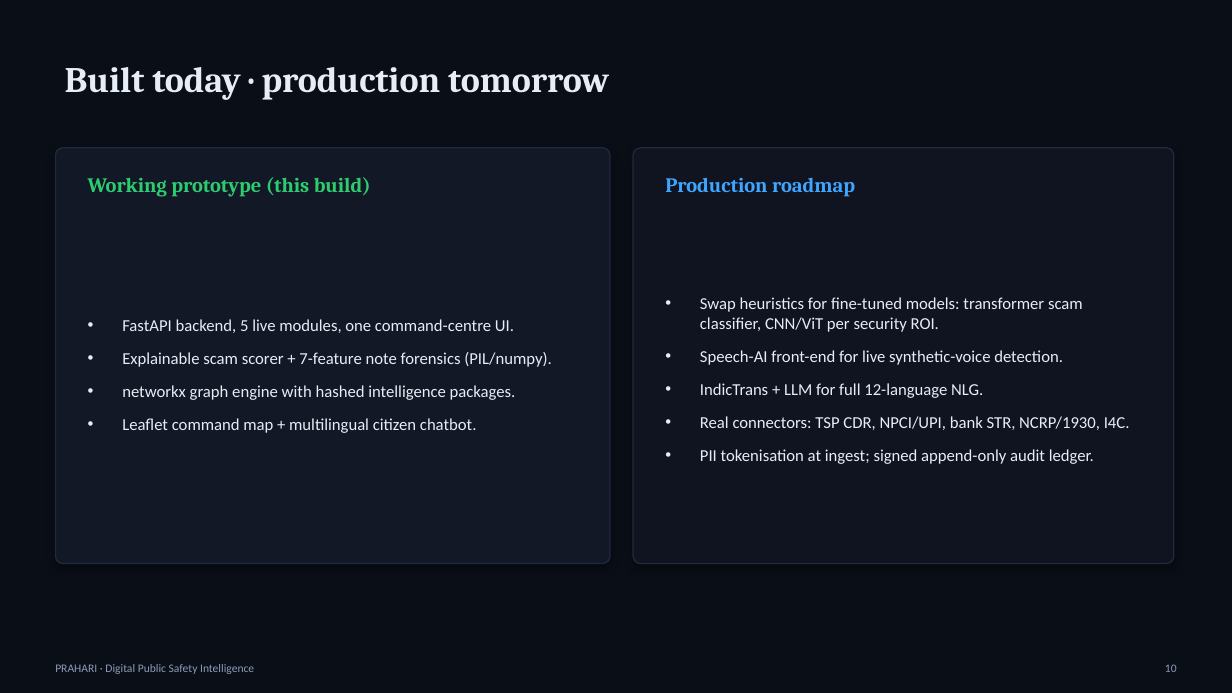
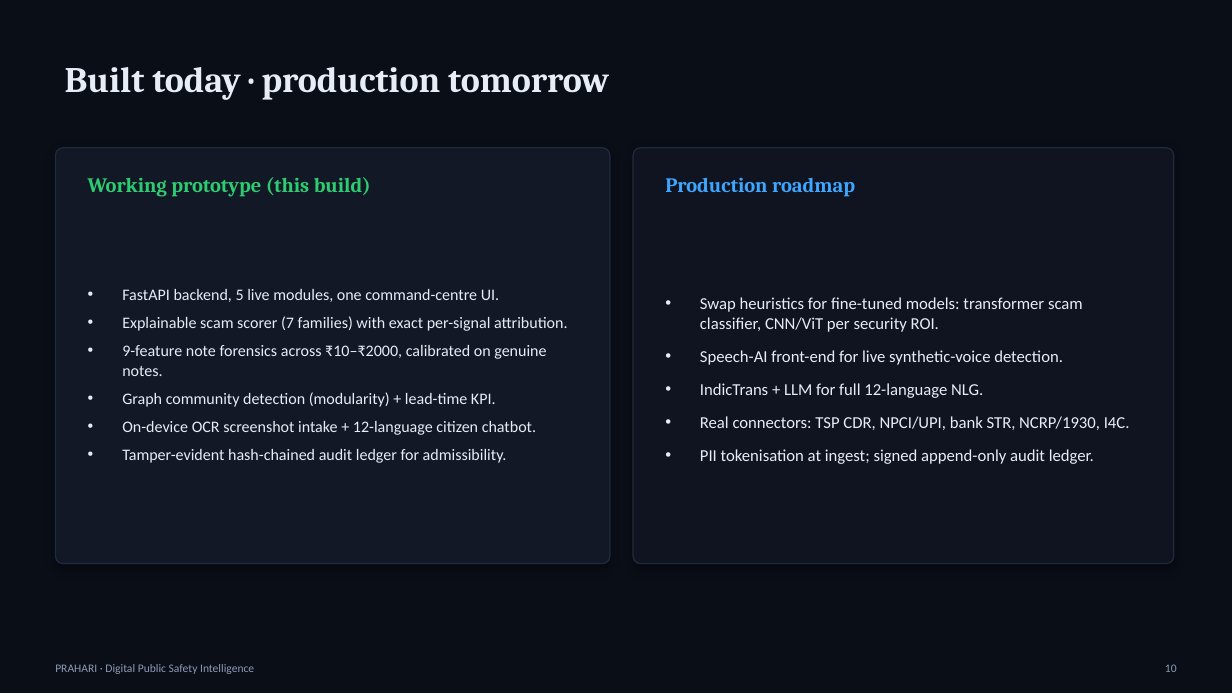
Before and after one commit to Ravianshu19/AI-for-Digital-Public-Safety, a slide deck: slide 10 of docs/Prahari_Pitch_Deck.pptx. Drawn at 1232x693 pixels with LibreOffice and Linux fonts; fonts in the diff are those of the drawing. Boxes give left, top, right and bottom in pixels: in the first picture for what was removed or moved away, otherwise in the second. Text is boxed around its words. In the diff, an @@ line names an element or a change of style, - is before the commit and + after.

```diff
--- a/docs/Prahari_Pitch_Deck.pptx
+++ b/docs/Prahari_Pitch_Deck.pptx
@@ text at [122, 289, 499, 302]: size 13 to 12.5 pt in "FastAPI backend, 5 live modules, one command-centre ..."; less space between paragraphs @@
@@ text at [122, 316, 568, 463]: text changed; size 13 to 12.5 pt @@
-• Explainable scam scorer + 7-feature note forensics (PIL/numpy).
-• networkx graph engine with hashed intelligence packages.
-• Leaflet command map + multilingual citizen chatbot.
+• Explainable scam scorer (7 families) with exact per-signal attribution.
+• 9-feature note forensics across ₹10–₹2000, calibrated on genuine notes.
+• Graph community detection (modularity) + lead-time KPI.
+• On-device OCR screenshot intake + 12-language citizen chatbot.
+• Tamper-evident hash-chained audit ledger for admissibility.
```
Also in this commit, not shown: 26 other files.
